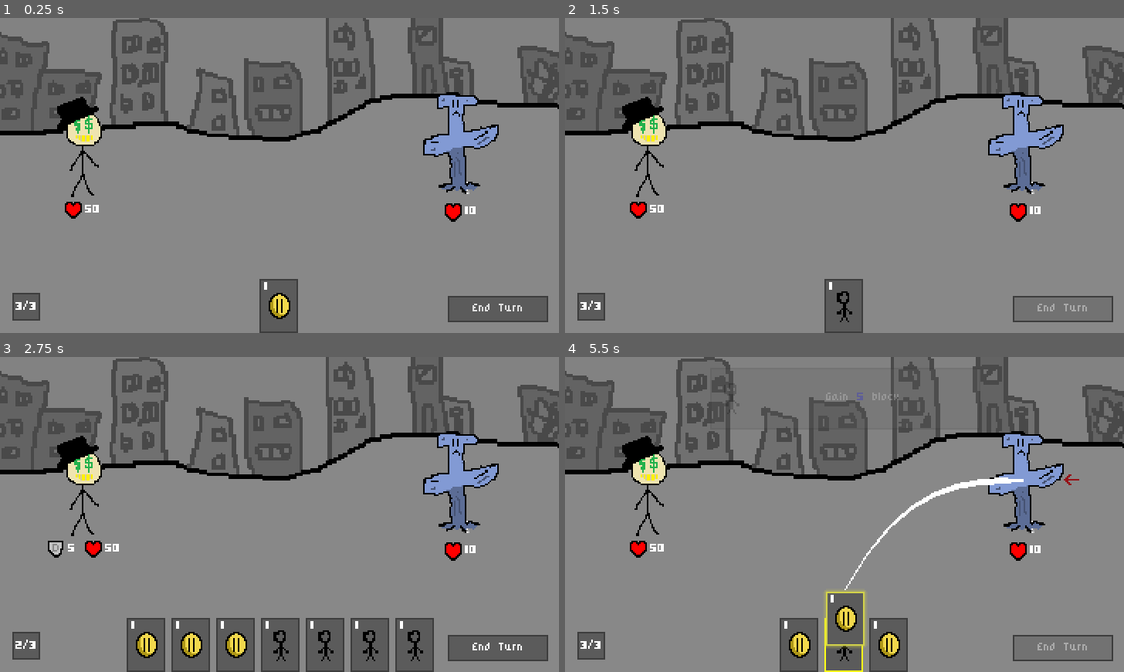
Above: before the commit, frames 1-4 (two rows, left to right).
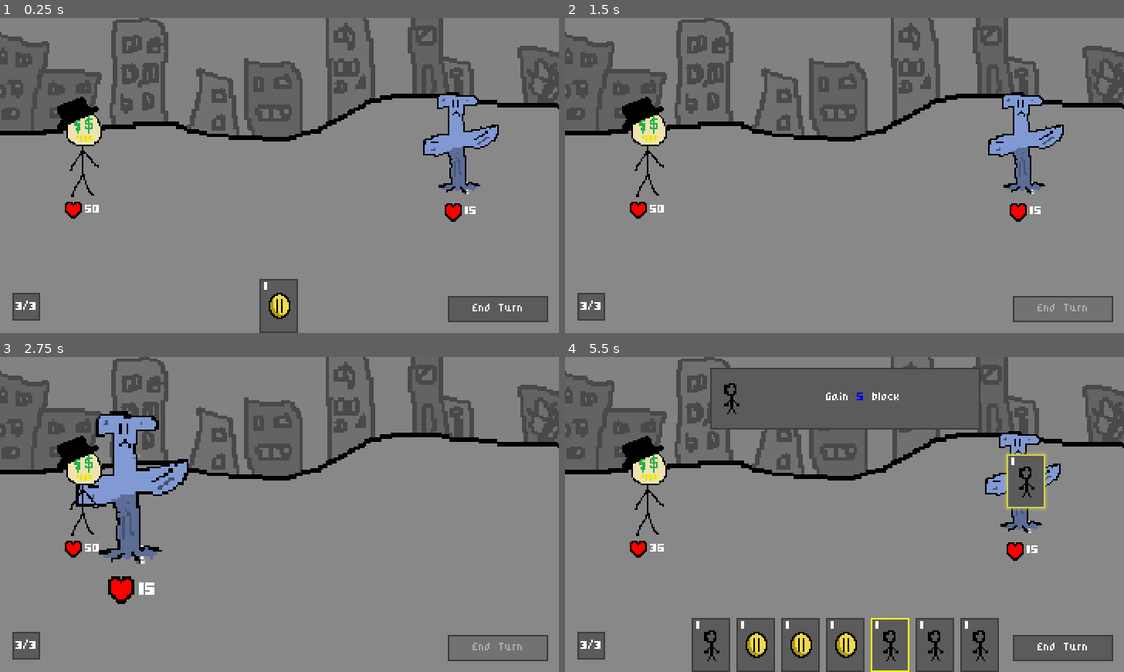
Above: after the commit, the same moments.

Repository: henryye20/CardGame
Game: Godot game, scene res://Scenes/battle/battle.tscn
The game is run twice, just before and just after one commit, with the same random seed, the same clock (stepped at 60 frames per second) and the same inputs.
Inputs (mouse positions are in pixels of both pictures, inside the frame that each line leads up to):
- Up to frame 1 (0.25 s): no input
- Up to frame 2 (1.5 s): click "End Turn" at 0.5 s; click "End Turn" at 1.25 s
- Up to frame 3 (2.75 s): drag from (190, 643) to (279, 473) at 2.02 s
- Up to frame 4 (5.5 s): click (1062, 646) at 2.75 s, where only the run before the commit has a clickable "End Turn"; drag from (777, 643) to (844, 473) at 3.52 s; move the mouse to (900, 445) at 4.27 s; press the mouse at (900, 445) at 4.28 s; release the mouse at (900, 445) at 5 s; drag from (866, 643) to (1023, 479) at 5.02 s

The runs differ from the first frame. In frame 1, less than 0.1% of the frame differs, in the area x 83-86%, y 60-62%; in frame 2, 1.2%; in frame 3, 15%; in frame 4, 15%, in the area x 15-94%, y 3-100%.

Commit message:
Implemented Enemy AI

Diff:
--- a/Scenes/battle/battle.gd
+++ b/Scenes/battle/battle.gd
@@ -4,6 +4,7 @@
 
 @onready var battle_ui: BattleUI = $BattleUI as BattleUI
 @onready var player_handler: PlayerHandler = $PlayerHandler as PlayerHandler
+@onready var enemy_handler: EnemyHandler = $EnemyHandler as EnemyHandler
 @onready var player: Player = $Player as Player
 
 func _ready() -> void:
@@ -12,12 +13,30 @@
 	battle_ui.char_stats = new_stats
 	player.stats = new_stats
 
+
+	enemy_handler.child_order_changed.connect(_on_enemies_child_order_changed)
+	Events.enemy_turn_ended.connect(_on_enemy_turn_ended)
+
 	Events.player_turn_ended.connect(player_handler.end_turn)
-	Events.player_hand_discarded.connect(player_handler.start_turn)
-
+	Events.player_hand_discarded.connect(enemy_handler.start_turn)
+	Events.player_died.connect(_on_player_died)
 
 	start_battle(new_stats)
 
 
 func start_battle(stats:CharacterStats) -> void:
+	enemy_handler.reset_enemy_actions()
 	player_handler.start_battle(stats)
+
+
+#win condition - checks if there are no more enemies
+func _on_enemies_child_order_changed() -> void:
+	if enemy_handler.get_child_count() ==0:
+		print("YIPEEE")
+
+func _on_enemy_turn_ended() -> void:
+	player_handler.start_turn()
+	enemy_handler.reset_enemy_actions()
+
+func _on_player_died() -> void:
+	print("llose")
--- a/Scenes/battle/battle.tscn
+++ b/Scenes/battle/battle.tscn
@@ -6,8 +6,9 @@
 [ext_resource type="Script" path="res://Scenes/ui/hand.gd" id="2_p2oto"]
 [ext_resource type="PackedScene" uid="uid://dwptef8rjve07" path="res://Scenes/card_target_selector/card_target_selector.tscn" id="3_0rbyd"]
 [ext_resource type="PackedScene" uid="uid://dpiyrjl8yy02g" path="res://Scenes/player/player.tscn" id="3_odyac"]
+[ext_resource type="Script" path="res://Scenes/enemy/enemy_handler.gd" id="4_j08wv"]
 [ext_resource type="Resource" uid="uid://f5e62susoc75" path="res://characters/gambler/gambler.tres" id="4_vepdf"]
-[ext_resource type="Resource" uid="uid://lbjnveetsxnq" path="res://enemies/someguy/crab_enemy.tres" id="5_ikp6x"]
+[ext_resource type="Resource" uid="uid://lbjnveetsxnq" path="res://enemies/someguy/someguy_enemy.tres" id="5_ikp6x"]
 [ext_resource type="Script" path="res://Scenes/ui/battle_ui.gd" id="7_6guhj"]
 [ext_resource type="Script" path="res://Scenes/player/player_handler.gd" id="8_qrtca"]
 [ext_resource type="PackedScene" uid="uid://bsl1ihbq7htgr" path="res://Scenes/card_ui/mana_ui.tscn" id="11_i2cdr"]
@@ -37,7 +38,10 @@
 debug_color = Color(0.877901, 0.240449, 0.614116, 0.117647)
 metadata/_edit_lock_ = true
 
-[node name="Enemy" parent="." instance=ExtResource("2_67tir")]
+[node name="EnemyHandler" type="Node2D" parent="."]
+script = ExtResource("4_j08wv")
+
+[node name="Enemy" parent="EnemyHandler" instance=ExtResource("2_67tir")]
 position = Vector2(298, 80)
 stats = ExtResource("5_ikp6x")
 
--- a/Scenes/enemy/enemy.gd
+++ b/Scenes/enemy/enemy.gd
@@ -3,24 +3,52 @@
 
 const ARROW_OFFSET:= 5
 
-@export var stats: Stats:
+@export var stats: EnemyStats:
 	set = set_enemy_stats
 
 @onready var sprite_2d: Sprite2D = $EnemyTexture
 @onready var arrow: Sprite2D = $Arrow
 @onready var stats_ui: StatsUI = $StatsUI as StatsUI
 
+var enemy_action_picker: EnemyActionPicker
+var current_action: EnemyAction : set = set_current_action
 
-func set_enemy_stats(value: Stats) -> void:
+func set_current_action(value: EnemyAction) -> void:
+	current_action = value
+
+func set_enemy_stats(value: EnemyStats) -> void:
 	stats = value.create_instance()
 
 	if not stats.stats_changed.is_connected(update_stats):
 		stats.stats_changed.connect(update_stats)
+		stats.stats_changed.connect(update_action)
 
 	update_enemy()
 
+func setup_ai() -> void:
+	if enemy_action_picker:
+		enemy_action_picker.queue_free()
+	var new_action_picker:= stats.ai.instantiate() as EnemyActionPicker
+	add_child(new_action_picker)
+	enemy_action_picker = new_action_picker
+	enemy_action_picker.enemy = self
+
+
+
+
 func update_stats() -> void:
 	stats_ui.update_stats(stats)
+
+func update_action() -> void:
+	if not enemy_action_picker:
+		return
+	if not current_action:
+		current_action = enemy_action_picker.get_action()
+		return
+	var new_conditional_action := enemy_action_picker.get_first_conditional_action()
+	if new_conditional_action and current_action != new_conditional_action:
+		current_action = new_conditional_action
+
 
 func update_enemy() -> void:
 	if not stats is Stats:
@@ -29,7 +57,15 @@
 		await ready
 	sprite_2d.texture  = stats.art
 	arrow.position = Vector2.RIGHT * (sprite_2d.get_rect().size.x/2+ARROW_OFFSET)
+	setup_ai()
 	update_stats()
+
+func do_turn() -> void:
+	stats.block = 0
+	if not current_action:
+		return
+
+	current_action.perform_action()
 
 func take_damage(damage:int) -> void:
 	if stats.health <= 0:
--- a/Scenes/enemy/enemy_action_picker.gd
+++ b/Scenes/enemy/enemy_action_picker.gd
@@ -1,7 +1,72 @@
 class_name EnemyActionPicker
 extends Node
 
-@export var enemy: Enemy:
-	set = _set_enemy
-@export var target: Node2D:
-	set = _set_enemy
+@export var enemy: Enemy: set = _set_enemy
+@export var target: Node2D: set = _set_target
+
+#weight of randomnesss
+@onready var total_weight := 0.0
+
+func _ready() -> void:
+	target = get_tree().get_first_node_in_group("player")
+	setup_chances()
+
+func get_action() -> EnemyAction:
+	#conditional actions always come first
+	var action:= get_first_conditional_action()
+	if action:
+		return action
+	return get_chance_based_action()
+
+func get_first_conditional_action() -> EnemyAction:
+	var action: EnemyAction
+
+	for child in get_children():
+		action = child as EnemyAction
+		#making sure it is a conditional action
+		if not action or action.type != EnemyAction.Type.CONDITIONAL:
+			continue
+
+		#if condition is true
+		if action.is_performable():
+			return action
+
+	return null
+
+func get_chance_based_action() -> EnemyAction:
+	var action: EnemyAction
+	var roll := randf_range(0.0, total_weight)
+
+	for child in get_children():
+		action = child as EnemyAction
+		#checkks if action is chance based
+		if not action or action.type != EnemyAction.Type.CHANCE_BASED:
+			continue
+
+		if action.accumulated_weight > roll:
+			return action
+
+	return null
+
+func setup_chances() -> void:
+	var action: EnemyAction
+
+	for child in get_children():
+		action = child as EnemyAction
+		if not action or action.type != EnemyAction.Type.CHANCE_BASED:
+			continue
+
+		total_weight += action.chance_weight
+		action.accumulated_weight = total_weight
+
+func _set_enemy(value:Enemy) -> void:
+	enemy = value
+
+	for action in get_children():
+		action.enemy = enemy
+
+func _set_target(value: Node2D) -> void:
+	target = value
+
+	for action: EnemyAction in get_children():
+		action.target = target
--- /dev/null
+++ b/Scenes/enemy/enemy_handler.gd
@@ -0,0 +1,29 @@
+class_name EnemyHandler
+extends Node2D
+
+
+func _ready() ->void:
+	Events.enemy_action_completed.connect(_on_enemy_action_completed)
+
+func reset_enemy_actions() -> void:
+	var enemy: Enemy
+	for child in get_children():
+		enemy = child as Enemy
+		enemy.current_action = null
+		enemy.update_action()
+
+func start_turn() -> void:
+	if get_child_count() == 0:
+		return
+
+	var first_enemy:Enemy = get_child(0) as Enemy
+	first_enemy.do_turn()
+
+func _on_enemy_action_completed(enemy:Enemy) -> void:
+	#checks if all enemies have been cycled through
+	if enemy.get_index() == get_child_count() - 1:
+		Events.enemy_turn_ended.emit()
+		return
+
+	var next_enemy: Enemy = get_child(enemy.get_index()+1) as Enemy
+	next_enemy.do_turn()
--- a/Scenes/player/player.gd
+++ b/Scenes/player/player.gd
@@ -35,4 +35,5 @@
 	stats.take_damage(damage)
 
 	if stats.health <= 0:
+		Events.player_died.emit()
 		queue_free()
--- a/enemies/someguy/crab_enemy.tres
+++ /dev/null
@@ -1,9 +0,0 @@
-[gd_resource type="Resource" script_class="EnemyStats" load_steps=3 format=3 uid="uid://lbjnveetsxnq"]
-
-[ext_resource type="Texture2D" uid="uid://oe4w43wvk5ye" path="res://MyArt/someguy.png" id="1_juume"]
-[ext_resource type="Script" path="res://custom_resources/enemy_stats.gd" id="1_wmxa5"]
-
-[resource]
-script = ExtResource("1_wmxa5")
-max_health = 10
-art = ExtResource("1_juume")
--- /dev/null
+++ b/enemies/someguy/someguy_attack_action.gd
@@ -0,0 +1,36 @@
+extends EnemyAction
+
+@export var damage:= 7
+
+
+func perform_action() -> void:
+	#checks for valid target
+	if not enemy or not target:
+		return
+	#enemy animation
+	var tween:= create_tween().set_trans(Tween.TRANS_QUINT)
+	var start:= enemy.global_position
+	#*32 is + 32 for vectors for some reason
+	var end := target.global_position + Vector2.RIGHT * 32
+	var damage_effect:= DamageEffect.new()
+	var target_array: Array[Node] = [target]
+
+	damage_effect.amount = damage
+
+
+	tween.tween_property(enemy, "global_position", end, 1.0)
+	tween.tween_property(enemy.sprite_2d,"rotation_degrees",360,.2)
+	tween.tween_property(enemy.sprite_2d,"rotation_degrees",0,.3)
+	tween.parallel().tween_property(enemy, "scale",Vector2(1.5,1.5),0.1)
+	tween.tween_property(enemy, "scale",Vector2(1,1),0.1)
+	tween.tween_callback(damage_effect.execute.bind(target_array))
+
+	tween.tween_interval(0.25)
+
+	print("tweening")
+	tween.tween_property(enemy,"global_position", start, 0.4)
+
+	tween.finished.connect(
+		func():
+			Events.enemy_action_completed.emit(enemy)
+	)
--- /dev/null
+++ b/enemies/someguy/someguy_block_action.gd
@@ -0,0 +1,17 @@
+extends EnemyAction
+
+@export var block:= 6
+
+func perform_action() -> void:
+	if not enemy or not target:
+		return
+
+	var block_effect := BlockEffect.new()
+	block_effect.amount = block
+	block_effect.execute([enemy])
+
+
+	get_tree().create_timer(0.6,false).timeout.connect(
+		func():
+			Events.enemy_action_completed.emit(enemy)
+	)
--- /dev/null
+++ b/enemies/someguy/someguy_enemy.tres
@@ -0,0 +1,11 @@
+[gd_resource type="Resource" script_class="EnemyStats" load_steps=4 format=3 uid="uid://lbjnveetsxnq"]
+
+[ext_resource type="Texture2D" uid="uid://oe4w43wvk5ye" path="res://MyArt/someguy.png" id="1_oc0ul"]
+[ext_resource type="PackedScene" uid="uid://fqaive047gk0" path="res://enemies/someguy/someguy_enemy_ai.tscn" id="1_u5q8e"]
+[ext_resource type="Script" path="res://custom_resources/enemy_stats.gd" id="2_pjchv"]
+
+[resource]
+script = ExtResource("2_pjchv")
+ai = ExtResource("1_u5q8e")
+max_health = 15
+art = ExtResource("1_oc0ul")
--- /dev/null
+++ b/enemies/someguy/someguy_enemy_ai.tscn
@@ -0,0 +1,22 @@
+[gd_scene load_steps=5 format=3 uid="uid://fqaive047gk0"]
+
+[ext_resource type="Script" path="res://Scenes/enemy/enemy_action_picker.gd" id="1_ofsuk"]
+[ext_resource type="Script" path="res://enemies/someguy/someguy_attack_action.gd" id="2_6dcsq"]
+[ext_resource type="Script" path="res://enemies/someguy/someguy_block_action.gd" id="3_pfado"]
+[ext_resource type="Script" path="res://enemies/someguy/someguy_summon_action.gd" id="4_4bw5l"]
+
+[node name="SomeguyEnemyAI" type="Node"]
+script = ExtResource("1_ofsuk")
+
+[node name="AttackAction" type="Node" parent="."]
+script = ExtResource("2_6dcsq")
+type = 1
+chance_weight = 1.0
+
+[node name="BlockAction" type="Node" parent="."]
+script = ExtResource("3_pfado")
+type = 1
+chance_weight = 1.0
+
+[node name="SummonAction" type="Node" parent="."]
+script = ExtResource("4_4bw5l")
--- /dev/null
+++ b/enemies/someguy/someguy_summon_action.gd
@@ -0,0 +1,19 @@
+extends EnemyAction
+#not tutorial code :D
+@export var hp_threshold := 5
+
+var already_used := false
+
+
+func is_performable() -> bool:
+	if not enemy or already_used:
+		return false
+
+	var is_low := enemy.stats.health <- hp_threshold
+	already_used = is_low
+
+	return is_low
+
+func perform_action() -> void:
+	print("Summon")
+	Events.enemy_action_completed.emit(enemy)
--- a/global/events.gd
+++ b/global/events.gd
@@ -15,3 +15,8 @@
 signal player_hand_drawn
 signal player_hand_discarded
 signal player_turn_ended
+signal player_died
+
+#Enemy events
+signal enemy_action_completed(enemy:Enemy)
+signal enemy_turn_ended
--- a/project.godot
+++ b/project.godot
@@ -27,6 +27,10 @@
 window/size/window_height_override=720
 window/stretch/mode="viewport"
 
+[gui]
+
+theme/custom="res://main_theme.tres"
+
 [input]
 
 left_mouse={
Not shown: 1 places in Scenes/battle/battle.tscn that only renumber resources
